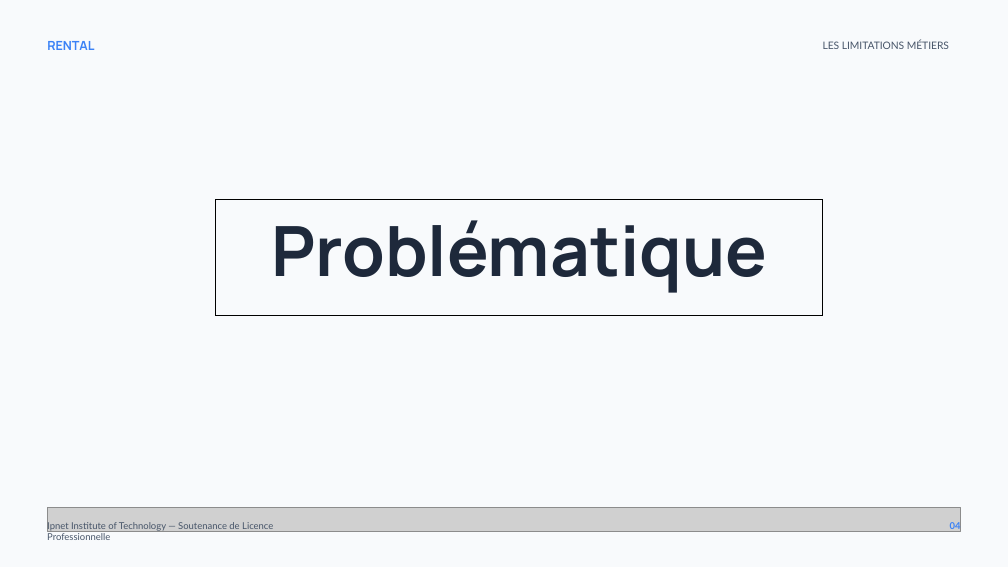
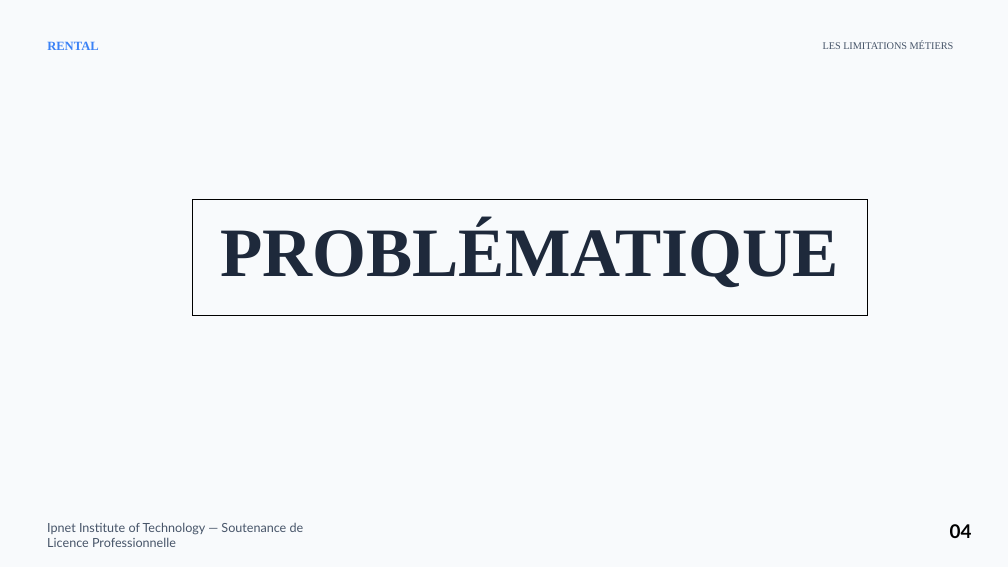
Before and after one commit to xavierGIT04/Soutenance, a slide deck: slide 5 of Soutenance de Licence - GBANDI WAKE (1).pptx (slide 4 before the commit). Drawn at 1008x567 pixels with LibreOffice and Linux fonts; fonts in the diff are those of the drawing; grey boxes stand for pictures; background and template pictures are left out. Boxes give left, top, right and bottom in pixels: in the first picture for what was removed or moved away, otherwise in the second. Text is boxed around its words. In the diff, an @@ line names an element or a change of style, - is before the commit and + after.

```diff
--- a/Soutenance de Licence - GBANDI WAKE (1).pptx
+++ b/Soutenance de Licence - GBANDI WAKE (1).pptx
@@ text "RENTAL" at (x1=47, y1=41, x2=98, y2=50): font Manrope to Times New Roman @@
@@ text "LES LIMITATIONS MÉTIERS" at (x1=823, y1=41, x2=954, y2=49): font Lato to Times New Roman @@
@@ rectangle "PROBLÉMATIQUE" resized from (x1=216, y1=200, x2=823, y2=315) to (x1=192, y1=200, x2=867, y2=315) @@
@@ text in rectangle at (x1=220, y1=222, x2=838, y2=288): text changed; font Manrope to Times New Roman @@
-Problématique
+PROBLÉMATIQUE
@@ picture removed at (x1=47, y1=507, x2=960, y2=532) @@
@@ text "Ipnet Institute of Technology — ..." at (x1=47, y1=522, x2=304, y2=547): size 9 to 12 pt @@
@@ text "04" at (x1=950, y1=524, x2=972, y2=538): size 9 to 18 pt, text colour #3B82F6 to #000000 @@
```
Also in this commit, not shown: 27 other slides changed, 6 slides added, 2 slides removed, 4 other files.
